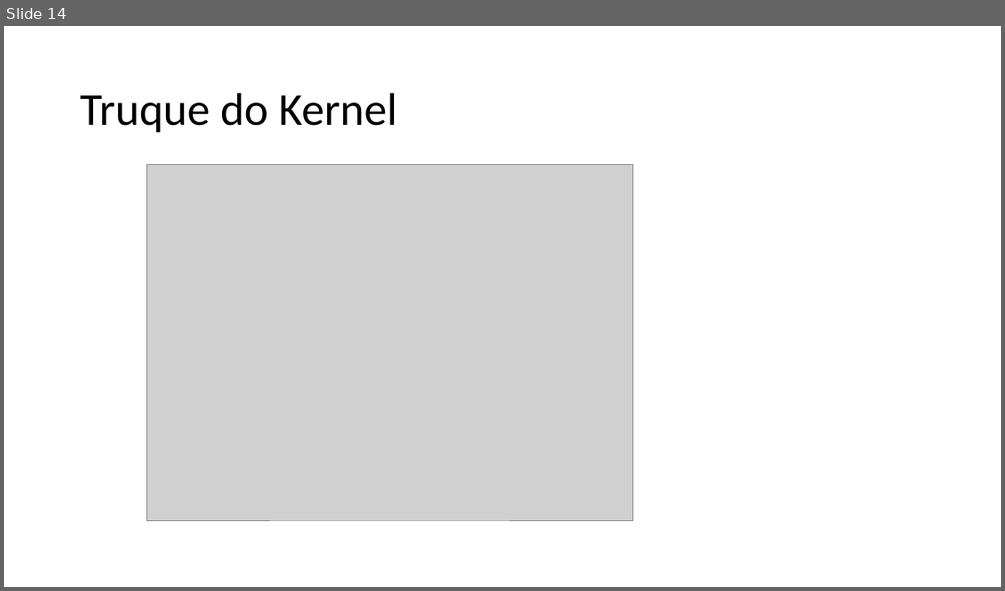
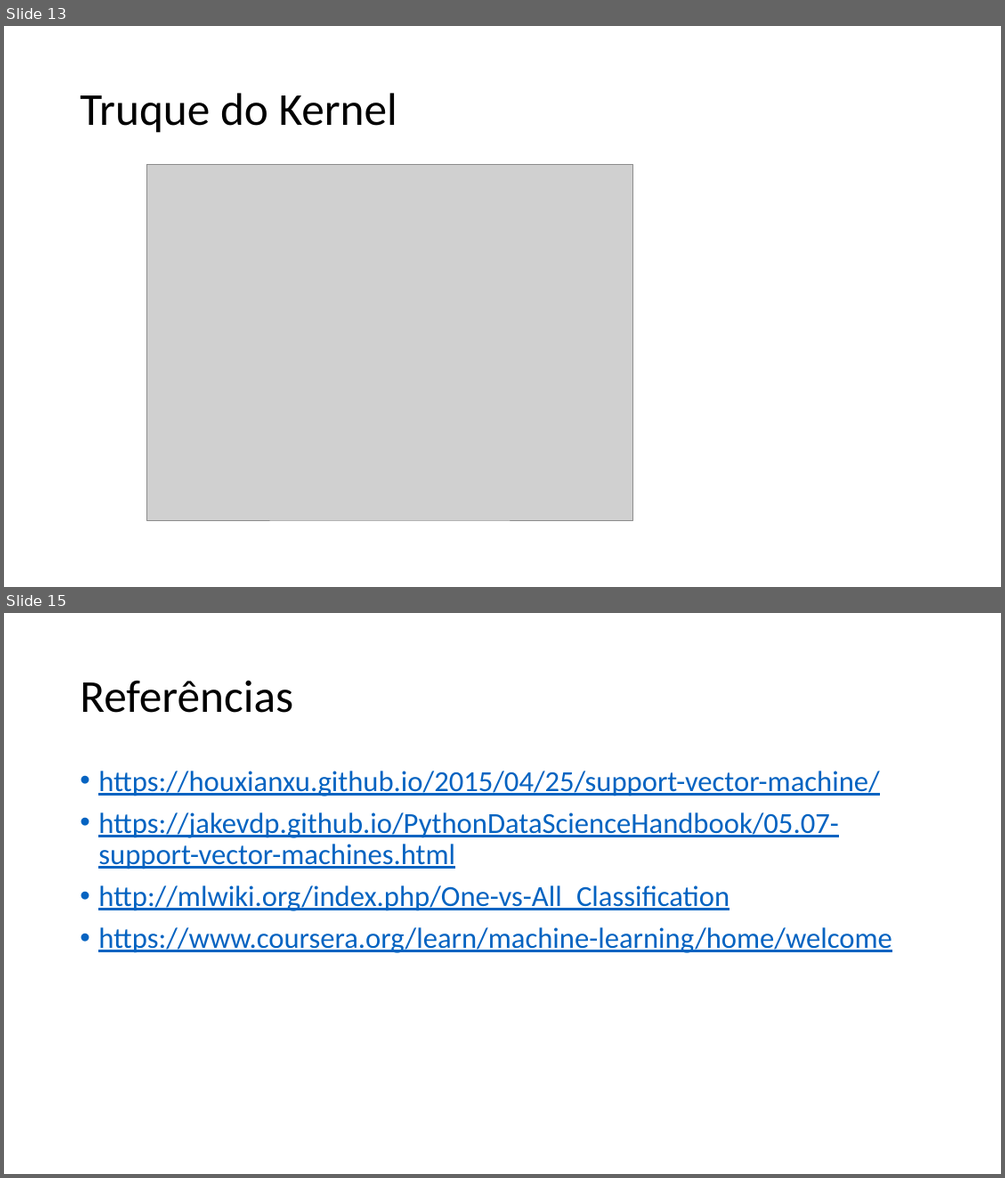
Before and after one commit to mrezende/ml-discipline, a slide deck: presentation/PresentationSVM.pptx. Shown one above the other, each under a label of ours: slide 14 before the commit, slides 13 and 15 after it; the slides between them are not shown. The pictures are 1005x591 and 1005x1178 pixels, drawn with LibreOffice and Linux fonts; fonts in the diff are those of the drawing; grey boxes stand for pictures. Boxes give left, top, right and bottom in pixels: in the first picture for what was removed or moved away, otherwise in the second. Text is boxed around its words. In the diff, an @@ line names an element or a change of style, - is before the commit and + after.

```diff
--- a/presentation/PresentationSVM.pptx
+++ b/presentation/PresentationSVM.pptx
@@ slide 15 added at (x1=4, y1=613, x2=1001, y2=1174), background #FFFFFF @@
@@ title added at (x1=80, y1=680, x2=293, y2=713), 44 pt, text #000000 @@
+Referências
@@ text added at (x1=98, y1=771, x2=891, y2=953), 28 pt, text #0563C1, underline @@
+• https://houxianxu.github.io/2015/04/25/support-vector-machine/
+• https://jakevdp.github.io/PythonDataScienceHandbook/05.07-support-vector-machines.html
+• http://mlwiki.org/index.php/One-vs-All_Classification
+• https://www.coursera.org/learn/machine-learning/home/welcome
@@ what was slide 14 is now slide 13 @@
```
Also in this commit, not shown: 1 other slide added, 1 slide removed.
